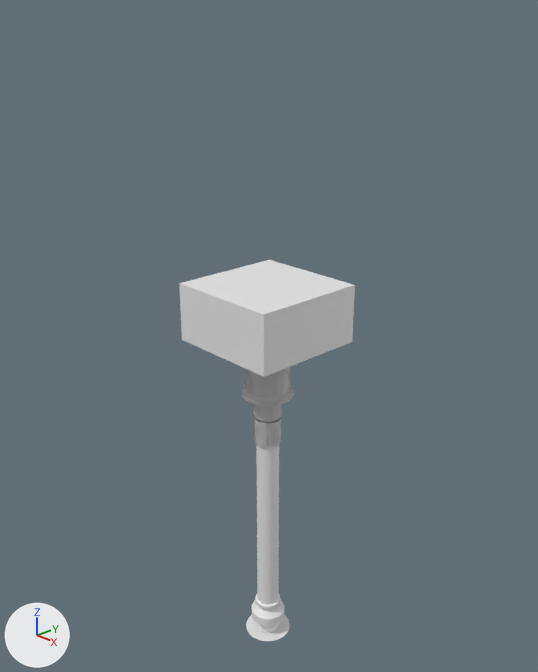
The Blender file Data/Blender/weapon_1.blend: old version first, new version second.
The view is the same before and after, from a 50 mm lens placed at (4.24, -3.97, 3.67), pointed at (-0.1, 0.12, 1.27). Lighting does not change. The marker at lower left points along +X, +Y and +Z.
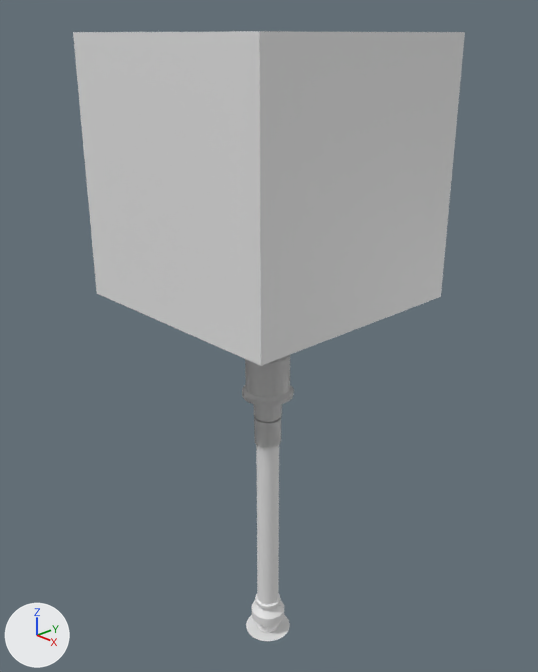
Location of each change, [x1, y1, x2, y2] in pixels of the pictures (538 x 672 px):
'Cube', added
    after: [73, 31, 465, 366]
'Cylinder', reshaped
    before: [179, 260, 355, 641]
    after: [242, 354, 294, 641]
part 1 of me_cylinder, deleted
    before: [179, 260, 355, 377]

The edits, one by one:
me_cylinder has 1352 vertices, 1320 faces and spans x -4.94..4.94, y -5.04..4.84, z -1.73..2.91.
me_cylinder is used by ob_cylinder; location (0.0, 0.01, -0.54); scale (0.103, 0.103, 0.798).
me_cylinder part 1: the loose piece of 8 vertices spanning x -4.94..4.94, y -5.04..4.84, z 2.29..2.91 is deleted.
Mesh me_cube is new.
It is a box spanning x -1.0..1.0, y -1.0..1.0, z -1.0..1.0.
Object 'Cube' (ob_cube) is new; it shows me_cube.
Its location is (0.0, 0.01, 2.69).
